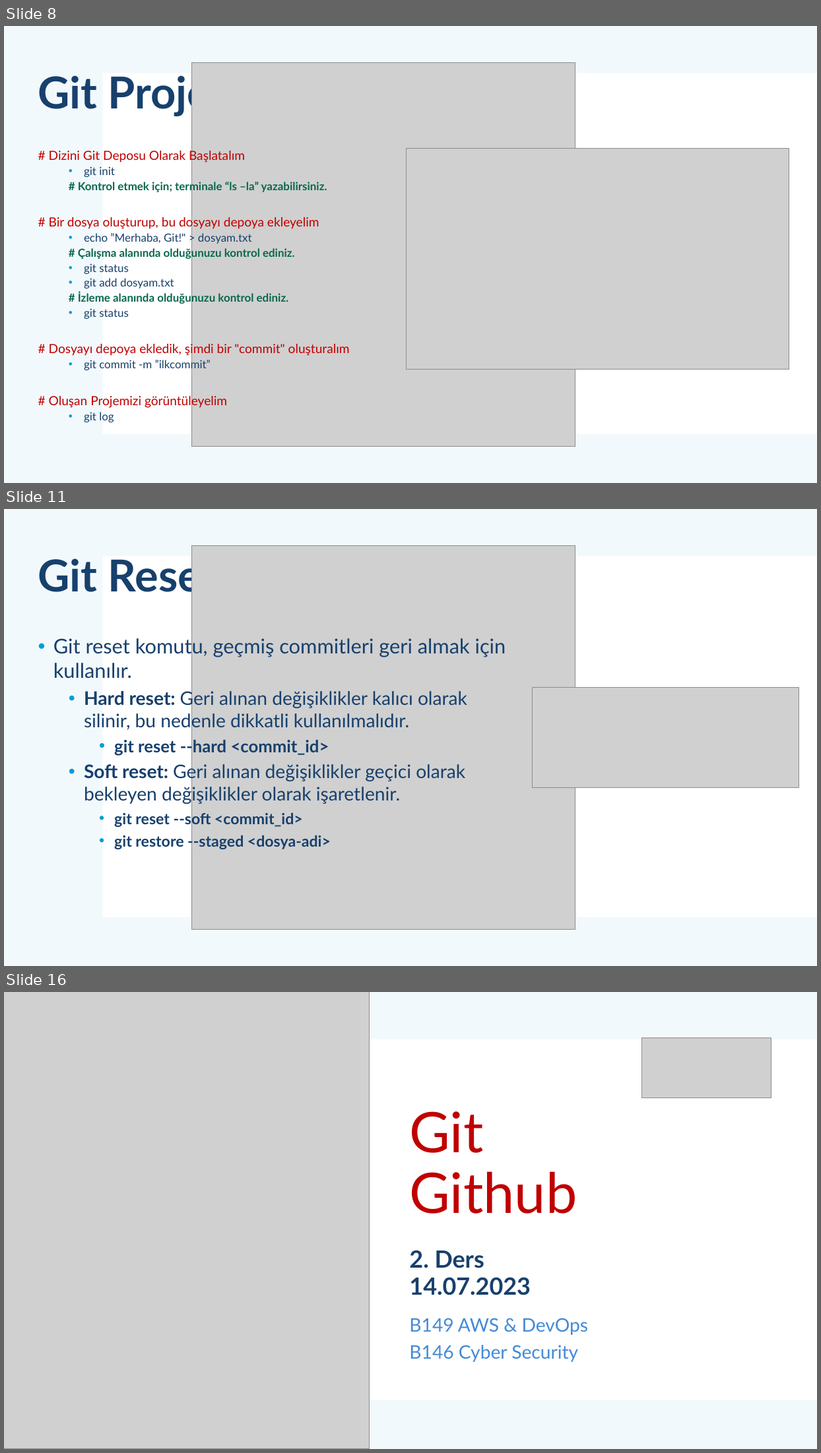
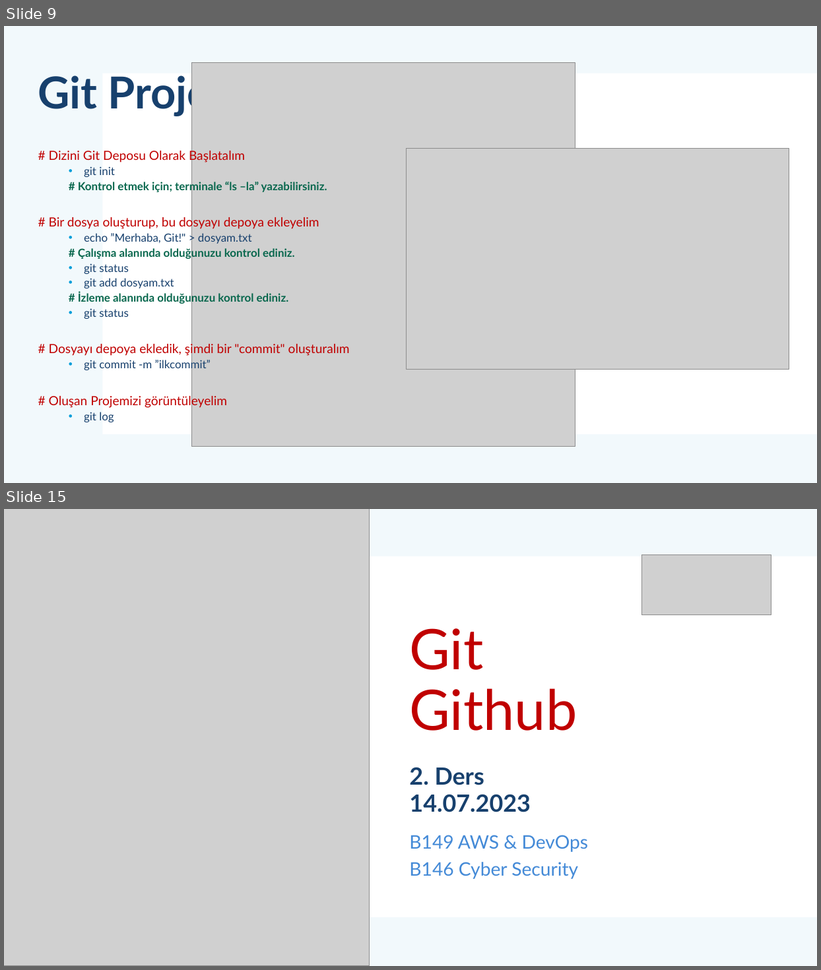
Before and after one commit to mehmetsungur/GitGithub, a slide deck: GitGithub.pptx. Shown one above the other, each under a label of ours: slides 8, 11 and 16 before the commit, slides 9 and 15 after it; the slides between them are not shown. The pictures are 821x1453 and 821x970 pixels, drawn with LibreOffice and Linux fonts; fonts in the diff are those of the drawing; grey boxes stand for pictures. Boxes give left, top, right and bottom in pixels: in the first picture for what was removed or moved away, otherwise in the second. Text is boxed around its words. In the diff, an @@ line names an element or a change of style, - is before the commit and + after.

```diff
--- a/GitGithub.pptx
+++ b/GitGithub.pptx
@@ slide 11 removed at [4,509,817,966], background #FFFFFF; not listed: 2 template elements that a slide beside it also shows @@
@@ picture removed at [192,545,576,929] @@
@@ title removed at [38,554,218,600] @@
-Git Reset
@@ text removed at [54,636,506,850] @@
-• Git reset komutu, geçmiş commitleri geri almak için kullanılır.
-  • Hard reset: Geri alınan değişiklikler kalıcı olarak silinir, bu nedenle dikkatli kullanılmalıdır.
-    • git reset --hard <commit_id>
-  • Soft reset: Geri alınan değişiklikler geçici olarak bekleyen değişiklikler olarak işaretlenir.
-    • git reset --soft <commit_id>
-    • git restore --staged <dosya-adi>
@@ picture removed at [533,688,799,788] @@
@@ what was slide 8 is now slide 9 @@
@@ what was slide 16 is now slide 15 @@
```
Also in this commit, not shown: 6 slides changed, 4 slides added, 2 other slides removed, 11 other files.
